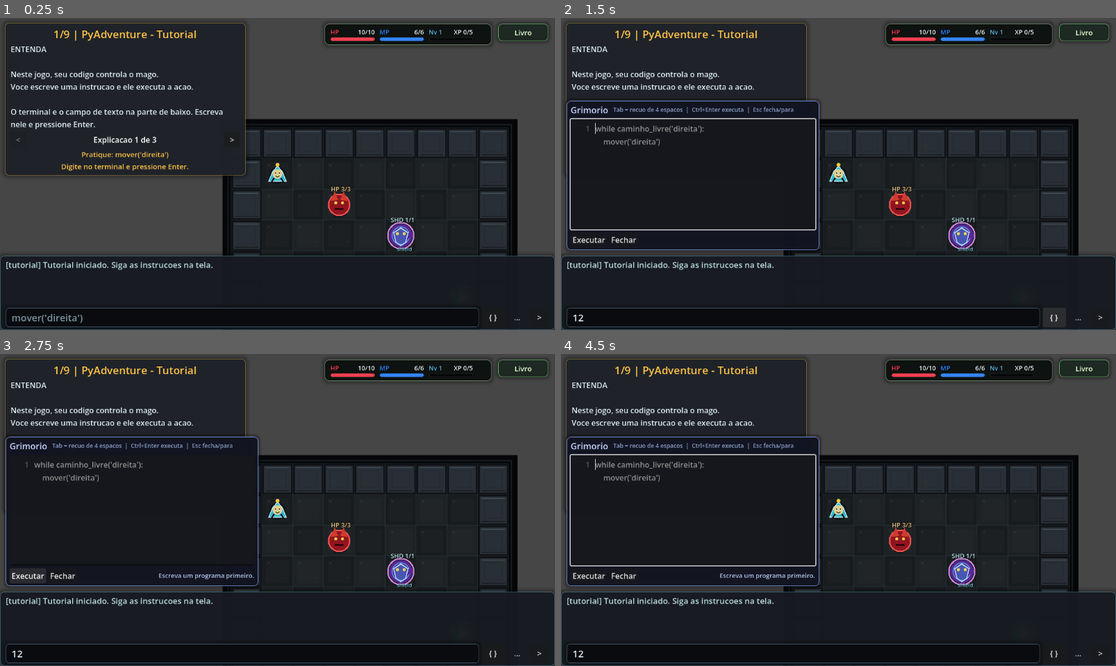
Above: before the commit, frames 1-4 (two rows, left to right).
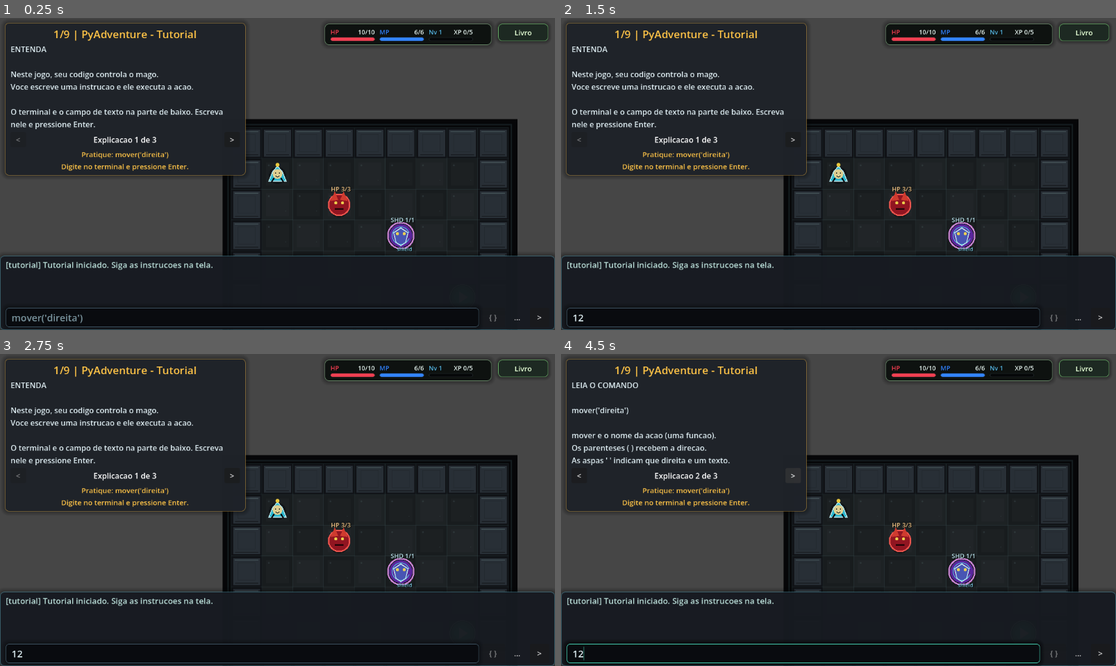
Above: after the commit, the same moments.

Repository: LoSilva8/tcc
Game: Godot game, scene res://main.tscn
Same seed, same stepped clock (60 frames per second), same inputs: the game is played once before the commit and once after it.
Inputs (mouse positions are in pixels of both pictures, inside the frame that each line leads up to):
- Up to frame 1 (0.25 s): no input
- Up to frame 2 (1.5 s): click (805, 317) at 0.52 s; type "12" at 0.6 s; click (1054, 317) at 1.25 s, where only the run before the commit has a clickable "{ }"
- Up to frame 3 (2.75 s): click (27, 575) at 2 s, where only the run before the commit has a clickable "Executar"
- Up to frame 4 (4.5 s): click "..." at 2.75 s; click ">" at 3.5 s; click ">" at 4.25 s

The runs differ from the first frame. In frame 1, less than 0.1% of the frame differs, in the area x 88-90%, y 95-98%; in frame 2, 13%; in frame 3, 12%; in frame 4, 14%, in the area x 0-90%, y 9-100%.

Commit message:
feat: grimorio liberado nas Cavernas e lacos no Labirinto (progressao por bioma)

Diff:
--- a/interpretador.gd
+++ b/interpretador.gd
@@ -33,6 +33,8 @@
 var ao_agir: Callable
 var ao_escrever: Callable
 var executando: bool = false
+# Progressao por bioma: o main desliga os lacos ate o Labirinto dos Lacos.
+var lacos_liberados: bool = true
 
 var _tokens: Array = []
 var _pos: int = 0
@@ -282,15 +284,16 @@
 		match t.v:
 			"if":
 				return _parse_if()
-			"while":
-				return _parse_while()
-			"for":
-				return _parse_for()
+			"while", "for":
+				if not lacos_liberados:
+					_definir_erro("Ainda nao: lacos (for e while) serao liberados no Labirinto dos Lacos. Por enquanto, repita o comando linha a linha.", t.l, "bloqueio")
+					return {}
+				return _parse_while() if t.v == "while" else _parse_for()
 			"elif", "else":
 				_definir_erro("'" + t.v + "' apareceu sem um if antes. Ele precisa ficar alinhado com o if do mesmo bloco.", t.l, "sintaxe")
 				return {}
 			"def", "return":
-				_definir_erro("'" + t.v + "' sera liberado na Torre das Funcoes.", t.l, "sintaxe")
+				_definir_erro("Ainda nao: '" + t.v + "' sera liberado na Torre das Funcoes.", t.l, "bloqueio")
 				return {}
 	var s = _parse_simples()
 	if _erro != "":
@@ -1125,6 +1128,8 @@
 func _mensagem_erro() -> String:
 	if _erro_cru:
 		return _erro
+	if _erro_tipo == "bloqueio":
+		return _erro + (" (linha " + str(_erro_linha) + ")" if _multilinha else "")
 	var prefixo = "Erro de sintaxe" if _erro_tipo == "sintaxe" else "Erro"
 	if _multilinha:
 		return prefixo + " na linha " + str(_erro_linha) + ": " + _erro
--- a/main.gd
+++ b/main.gd
@@ -37,6 +37,10 @@
 var fase_3_concluida: bool = false
 var trocando_sala: bool = false
 var executando_programa: bool = false
+# Desbloqueios por bioma. Nao voltam a zero no reiniciar(): o roguelike preserva
+# os conceitos ja aprendidos entre as runs (RF019).
+var grimorio_desbloqueado: bool = false
+var lacos_desbloqueados: bool = false
 var _sala_do_programa: int = -1
 var _programa_no_tutorial: bool = false
 var _programa_do_grimorio: bool = false
@@ -304,7 +308,7 @@
 	grimorio_editor.auto_brace_completion_enabled = true
 	grimorio_editor.syntax_highlighter = criar_realce_python()
 	grimorio_editor.add_theme_font_size_override("font_size", 16)
-	grimorio_editor.placeholder_text = "while caminho_livre('direita'):\n    mover('direita')"
+	grimorio_editor.placeholder_text = "if minha_mana() >= 5:\n    fireball(poder, 'direita')\nelse:\n    mover('esquerda')"
 	grimorio_editor.gui_input.connect(_on_grimorio_input)
 	grimorio_editor.text_changed.connect(func(): ia.cancelar())
 	coluna.add_child(grimorio_editor)
@@ -329,6 +333,7 @@
 	grimorio_status.add_theme_color_override("font_color", Color(0.72, 0.8, 0.95))
 	grimorio_status.add_theme_font_size_override("font_size", 13)
 	acoes.add_child(grimorio_status)
+	_atualizar_botao_grimorio()
 
 func criar_realce_python() -> CodeHighlighter:
 	var realce = CodeHighlighter.new()
@@ -345,13 +350,41 @@
 	realce.add_color_region("#", "", Color(0.45, 0.52, 0.6), true)
 	return realce
 
+func _atualizar_desbloqueios(indice: int):
+	if indice >= SALA_CAVERNA and not grimorio_desbloqueado:
+		grimorio_desbloqueado = true
+		_adicionar_saida("[grimorio] Voce recebeu o Grimorio! Agora da para escrever blocos de varias linhas, como if / elif / else.")
+		_adicionar_saida("Abra com o botao { } ou Ctrl+G. Terminar uma linha com : tambem abre o grimorio.")
+	if indice >= SALA_LABIRINTO and not lacos_desbloqueados:
+		lacos_desbloqueados = true
+		_adicionar_saida("[lacos] for e while liberados! Agora voce pode repetir acoes sem reescreve-las.")
+	_atualizar_botao_grimorio()
+
+func _atualizar_botao_grimorio():
+	if grimorio_button == null:
+		return
+	grimorio_button.disabled = not grimorio_desbloqueado
+	if grimorio_desbloqueado:
+		grimorio_button.tooltip_text = "Grimorio: escreva codigo com varias linhas (Ctrl+G). Dica: terminar a linha com : tambem abre o grimorio."
+	else:
+		grimorio_button.tooltip_text = "Grimorio bloqueado: ele e liberado nas Cavernas Condicionais, depois do primeiro chefe."
+
+func _avisar_grimorio_bloqueado():
+	_adicionar_saida("[grimorio] O grimorio sera liberado nas Cavernas Condicionais, depois do primeiro chefe.")
+
 func _alternar_grimorio():
+	if not grimorio_desbloqueado:
+		_avisar_grimorio_bloqueado()
+		return
 	if grimorio_panel.visible:
 		_fechar_grimorio()
 	else:
 		_abrir_grimorio()
 
 func _abrir_grimorio(texto_inicial: String = ""):
+	if not grimorio_desbloqueado:
+		_avisar_grimorio_bloqueado()
+		return
 	if texto_inicial != "":
 		grimorio_editor.text = texto_inicial
 		grimorio_editor.set_caret_line(grimorio_editor.get_line_count() - 1)
@@ -379,7 +412,7 @@
 		_fechar_grimorio()
 
 func _executar_grimorio():
-	if executando_programa:
+	if executando_programa or not grimorio_desbloqueado:
 		return
 	if grimorio_editor.text.strip_edges() == "":
 		grimorio_status.text = "Escreva um programa primeiro."
@@ -548,9 +581,17 @@
 		if sala_atual == SALA_PONTE:
 			linhas.append("  passos guarda o caminho da ponte (uma lista de direcoes).")
 		linhas.append("")
-	if not tutorial.esta_ativo():
+	if not tutorial.esta_ativo() and not grimorio_desbloqueado:
+		linhas.append("Grimorio { }")
+		linhas.append("  Bloqueado: liberado nas Cavernas Condicionais, depois do primeiro chefe.")
+		linhas.append("")
+	if grimorio_desbloqueado:
 		linhas.append("Grimorio { }  (Ctrl+G)")
-		linhas.append("  Editor de varias linhas: if, for e while com blocos recuados.")
+		if lacos_desbloqueados:
+			linhas.append("  Editor de varias linhas: if, for e while com blocos recuados.")
+		else:
+			linhas.append("  Editor de varias linhas para blocos recuados (if / elif / else).")
+			linhas.append("  for e while serao liberados no Labirinto dos Lacos.")
 		linhas.append("  Cada acao (mover, atacar, fireball) e um turno: os inimigos agem entre elas.")
 		linhas.append("  Esc interrompe um programa em execucao.")
 		linhas.append("")
@@ -705,6 +746,8 @@
 		_adicionar_saida("Cada parte exige uma variavel com nome especifico (veja acima dele).")
 		_adicionar_saida("Use: nome = valor  e depois  fireball(nome, 'direcao')")
 		_adicionar_saida("------------------------------")
+
+	_atualizar_desbloqueios(indice)
 
 	if indice == SALA_CAVERNA:
 		_anunciar_fase_2()
@@ -1070,6 +1113,10 @@
 			input_line.grab_focus()
 		return
 	if texto.ends_with(":"):
+		if not grimorio_desbloqueado:
+			_adicionar_saida(">>> " + texto)
+			_adicionar_saida("Blocos de varias linhas usam o grimorio, liberado nas Cavernas Condicionais. Por enquanto, escreva tudo na mesma linha. Ex.: if poder > 2: mover('direita')")
+			return
 		# if/for/while terminados em : continuam no grimorio, com a linha de baixo ja recuada.
 		input_line.clear()
 		_abrir_grimorio(texto + "\n    ")
@@ -1085,6 +1132,7 @@
 	executando_programa = true
 	_sala_do_programa = sala_atual
 	_programa_no_tutorial = tutorial.esta_ativo()
+	interpretador.lacos_liberados = lacos_desbloqueados
 	_eco_programa(codigo)
 	if _programa_do_grimorio:
 		grimorio_executar.disabled = true
--- a/tests/grimorio_test.gd
+++ b/tests/grimorio_test.gd
@@ -22,6 +22,10 @@
 	await _testar_restricoes_do_tutorial()
 	jogo.debug_console._executar("tutorial_skip")
 	await create_timer(0.3).timeout
+	# Estes testes cobrem a mecanica do grimorio: comecam como um jogador veterano,
+	# que ja passou pelo Labirinto (os desbloqueios persistem, RF019).
+	# A progressao em si e coberta por tests/progressao_test.gd.
+	await jogo._iniciar_sala(jogo.SALA_LABIRINTO)
 	await _testar_cada_acao_e_um_turno()
 	await _testar_instrucoes_sem_turno()
 	await _testar_while_com_sensor()
--- /dev/null
+++ b/tests/progressao_test.gd
@@ -0,0 +1,117 @@
+extends SceneTree
+
+# Progressao por bioma: grimorio a partir das Cavernas, lacos a partir do Labirinto.
+
+var falhas = 0
+var jogo: Node
+
+func _initialize():
+	call_deferred("_testar")
+
+func verificar(condicao: bool, descricao: String):
+	if not condicao:
+		falhas += 1
+		push_error(descricao)
+
+func _saida_de(acao: Callable) -> String:
+	var antes = jogo.output_label.text.length()
+	await acao.call()
+	return jogo.output_label.text.substr(antes)
+
+func _testar():
+	jogo = load("res://main.tscn").instantiate()
+	root.add_child(jogo)
+	jogo.ia.habilitado = false
+	jogo.interpretador.atraso_entre_acoes = 0.0
+	await process_frame
+	await process_frame
+	verificar(jogo.grimorio_button.disabled, "Grimorio comeca bloqueado (tutorial).")
+	jogo.debug_console._executar("tutorial_skip")
+	await create_timer(0.3).timeout
+	await _testar_floresta()
+	await _testar_caverna()
+	await _testar_oraculo_sem_lacos()
+	await _testar_labirinto()
+	await _testar_reinicio_preserva()
+	print("Progressao: ", falhas, " falhas.")
+	jogo.queue_free()
+	await process_frame
+	quit(1 if falhas else 0)
+
+func _testar_floresta():
+	var p = jogo.player
+	verificar(jogo.grimorio_button.disabled and "Cavernas" in jogo.grimorio_button.tooltip_text, "Na Floresta o botao { } fica desabilitado e explica quando libera.")
+	var evento = InputEventKey.new()
+	evento.keycode = KEY_G
+	evento.ctrl_pressed = true
+	evento.pressed = true
+	var saida = await _saida_de(func(): jogo._input(evento))
+	verificar(not jogo.grimorio_panel.visible and "sera liberado nas Cavernas" in saida, "Ctrl+G na Floresta avisa em vez de abrir.")
+	jogo.input_line.text = "if poder > 2:"
+	saida = await _saida_de(func(): await jogo._on_comando_enviado("if poder > 2:"))
+	verificar(not jogo.grimorio_panel.visible and "mesma linha" in saida, "Linha terminada em : explica como escrever em uma linha.")
+	verificar(jogo.input_line.text == "if poder > 2:", "O texto continua no terminal para o aluno corrigir.")
+	jogo.input_line.clear()
+	for f in jogo.gerenciador_inimigos.get_children():
+		f.queue_free()
+	jogo.gerenciador_inimigos.inimigos.clear()
+	p.grid_pos = Vector2i(1, 1)
+	for linha in ["for i in range(3): mover('direita')", "while caminho_livre('direita'): mover('direita')"]:
+		saida = await _saida_de(func(): await jogo._on_comando_enviado(linha))
+		verificar("Ainda nao: lacos" in saida and "Labirinto dos Lacos" in saida, "Laco de uma linha avisa que so libera no Labirinto: " + linha)
+		verificar(p.grid_pos == Vector2i(1, 1), "Laco bloqueado nao executa nada: " + linha)
+		verificar(not jogo.ia.eh_erro(saida.split("\n")[-2] if saida.split("\n").size() > 1 else saida), "Bloqueio nao e tratado como erro do aluno (sem feedback de IA).")
+	saida = await _saida_de(func(): await jogo._on_comando_enviado("if 3 > 2: mover('direita')"))
+	verificar(p.grid_pos == Vector2i(2, 1), "if de uma linha continua liberado na Floresta (o desafio da porta ja ensina if/else).")
+	saida = await _saida_de(func(): await jogo._on_comando_enviado("def magia(): pass"))
+	verificar("Ainda nao: 'def'" in saida and "Torre das Funcoes" in saida, "def segue o mesmo padrao de bloqueio.")
+	verificar("Bloqueado: liberado nas Cavernas" in jogo._texto_livro_magias(), "Livro mostra o grimorio como bloqueado.")
+
+func _testar_caverna():
+	var saida = await _saida_de(func(): await jogo._iniciar_sala(jogo.SALA_CAVERNA))
+	verificar("Voce recebeu o Grimorio" in saida, "Entrar nas Cavernas libera o grimorio com aviso.")
+	verificar(not jogo.grimorio_button.disabled, "Botao { } habilitado nas Cavernas.")
+	jogo._alternar_grimorio()
+	verificar(jogo.grimorio_panel.visible, "Grimorio abre nas Cavernas.")
+	jogo._fechar_grimorio()
+	saida = await _saida_de(func(): await jogo._executar_programa("x = 1\nfor i in range(2):\n    x += 1"))
+	verificar("Ainda nao: lacos" in saida and "(linha 2)" in saida, "Nas Cavernas o grimorio ainda nao aceita lacos (e aponta a linha).")
+	saida = await _saida_de(func(): await jogo._executar_programa("x = 7\nif x < 5:\n    print('baixo')\nelif x < 10:\n    print('medio')\nelse:\n    print('alto')"))
+	verificar("medio" in saida, "if / elif / else de varias linhas funciona nas Cavernas.")
+	var livro = jogo._texto_livro_magias()
+	verificar("for e while serao liberados no Labirinto" in livro, "Livro explica que lacos vem depois.")
+
+# Sem lacos, o Oraculo continua vencivel: o aluno roda a cadeia if/elif/else
+# uma vez por turno (Ctrl+Enter de novo). Isso motiva os lacos do Labirinto.
+func _testar_oraculo_sem_lacos():
+	await jogo._iniciar_sala(jogo.SALA_CAVERNA_CHEFE)
+	var p = jogo.player
+	var o = jogo.gerenciador_inimigos.inimigos[Vector2i(4, 3)]
+	await jogo._on_comando_enviado("mover('baixo')")
+	await jogo._on_comando_enviado("mover('baixo')")
+	for e in ["fogo", "gelo", "arcano"]:
+		await jogo._on_comando_enviado(e + " = 3")
+	var cadeia = "if minha_mana() < 5:\n    if caminho_livre('esquerda'):\n        mover('esquerda')\n    else:\n        mover('direita')\nelif sinal_oraculo == 'fogo':\n    fireball(fogo, 'direita')\nelif sinal_oraculo == 'gelo':\n    fireball(gelo, 'direita')\nelse:\n    fireball(arcano, 'direita')"
+	var execucoes = 0
+	var hp0 = p.hp
+	while o.vivo and execucoes < 60:
+		if not p.pending_escolha.is_empty():
+			await jogo._on_comando_enviado("escolher(1)")
+		execucoes += 1
+		await jogo._executar_programa(cadeia)
+	print("  Oraculo sem lacos: derrotado=%s com %d execucoes da cadeia, HP %d->%d" % [not o.vivo, execucoes, hp0, p.hp])
+	verificar(not o.vivo, "O Oraculo pode ser vencido sem lacos, rodando a cadeia if/elif/else a cada turno.")
+	verificar(p.grid_pos.y == 3 and p.vivo, "A cadeia mantem o mago seguro na fileira do meio.")
+
+func _testar_labirinto():
+	var saida = await _saida_de(func(): await jogo._iniciar_sala(jogo.SALA_LABIRINTO))
+	verificar("for e while liberados" in saida, "Entrar no Labirinto libera os lacos com aviso.")
+	saida = await _saida_de(func(): await jogo._executar_programa("total = 0\nfor i in range(4):\n    total += i\nprint(total)"))
+	verificar("6" in saida and not ("Ainda nao" in saida), "Lacos funcionam no Labirinto.")
+
+func _testar_reinicio_preserva():
+	jogo._reiniciar_run()
+	await process_frame
+	await process_frame
+	verificar(jogo.sala_atual == 0, "reiniciar() volta ao tutorial.")
+	verificar(jogo.grimorio_desbloqueado and jogo.lacos_desbloqueados and not jogo.grimorio_button.disabled, "Conceitos desbloqueados persistem entre runs (RF019).")
Not shown, added: tests/progressao_test.gd.uid
